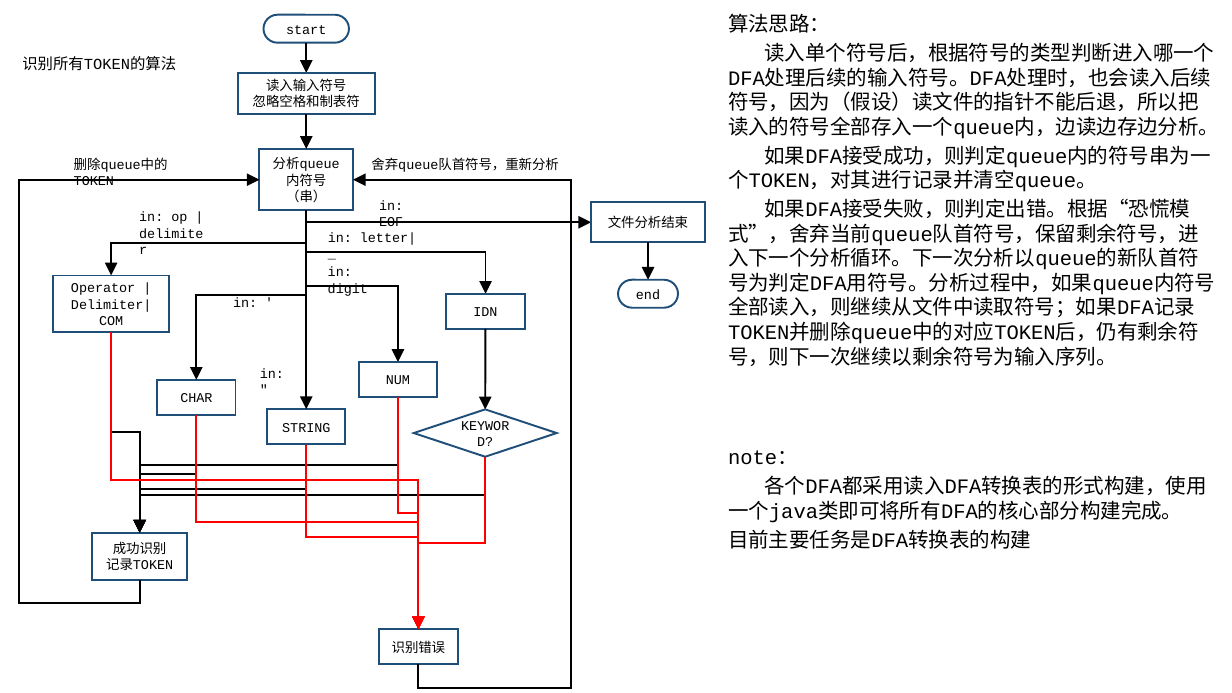
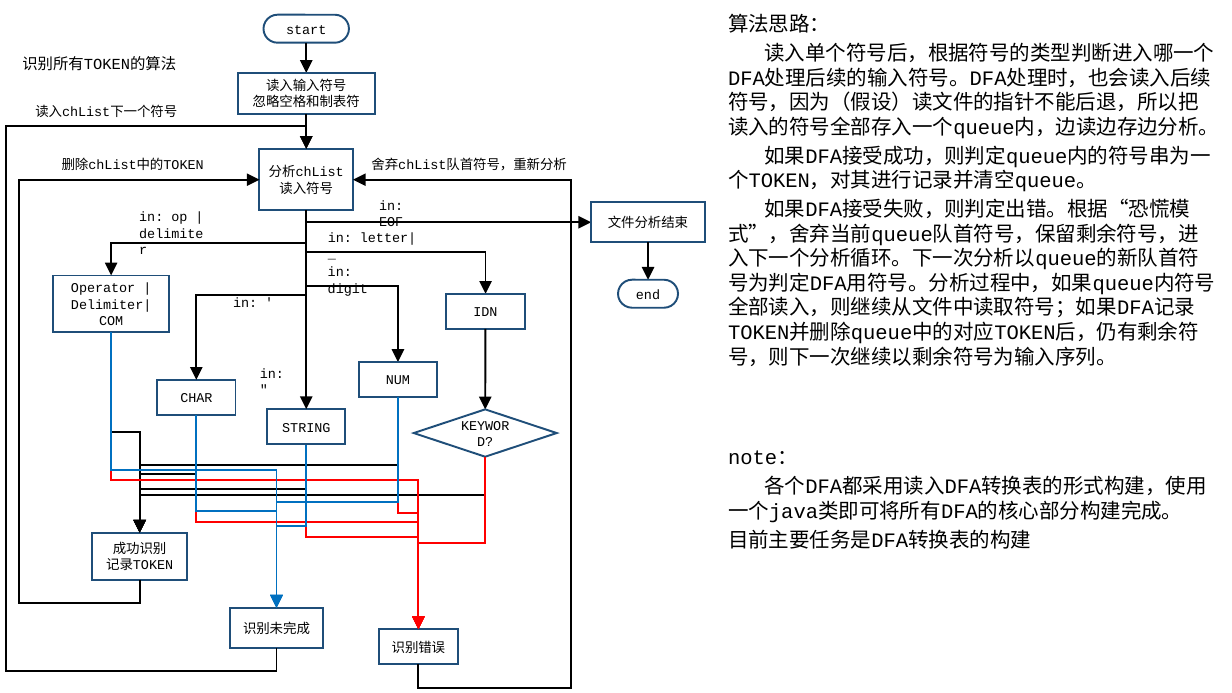
Before and after one commit to AtoshDustosh/Syntactic-Analysis, a slide deck: slide 5 of lexical analysis design.pptx. Drawn at 1232x693 pixels with LibreOffice and Linux fonts; fonts in the diff are those of the drawing. Boxes give left, top, right and bottom in pixels: in the first picture for what was removed or moved away, otherwise in the second. Text is boxed around its words. In the diff, an @@ line names an element or a change of style, - is before the commit and + after.

```diff
--- a/lexical analysis design.pptx
+++ b/lexical analysis design.pptx
@@ text added at box(35, 104, 177, 117), 10.5 pt, text #000000 @@
+读入chList下一个符号
@@ elbow arrow added from (276, 648) to (306, 149), #000000 1.5 pt @@
@@ text at box(62, 157, 204, 170): text changed @@
-删除queue中的TOKEN
+删除chList中的TOKEN
@@ text in rectangle at box(269, 164, 344, 177): text changed @@
-分析queue内符号（串）
+分析chList读入符号
@@ text at box(371, 157, 567, 170): text changed @@
-舍弃queue队首符号，重新分析
+舍弃chList队首符号，重新分析
@@ elbow arrow added from (111, 332) to (276, 608), #0070C0 1.5 pt @@
@@ elbow arrow added from (196, 415) to (276, 608), #0070C0 1.5 pt @@
@@ elbow arrow added from (398, 397) to (276, 608), #0070C0 1.5 pt @@
@@ elbow arrow added from (306, 445) to (276, 608), #0070C0 1.5 pt @@
@@ rectangle added at box(230, 608, 323, 649), fill #FFFFFF, outline #1F4E79 1.5 pt, 10.5 pt, text #000000 @@
+识别未完成
```
Also in this commit, not shown: 1 other slide changed, 2 other files.
